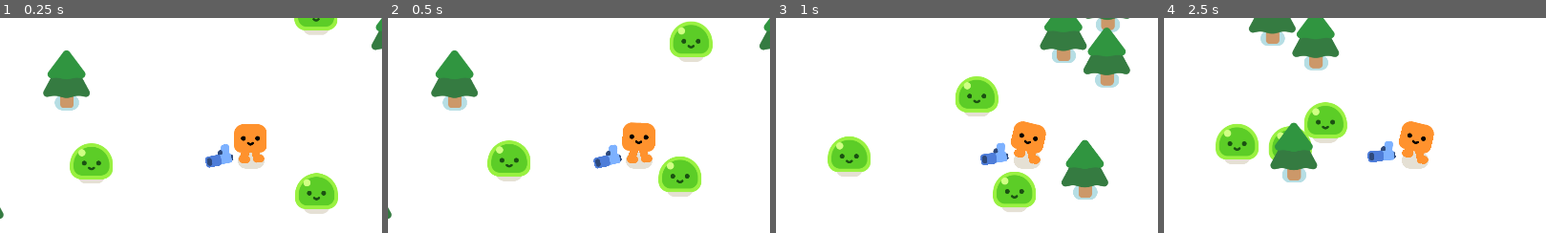
Above: before the commit, frames 1-4 (left to right).
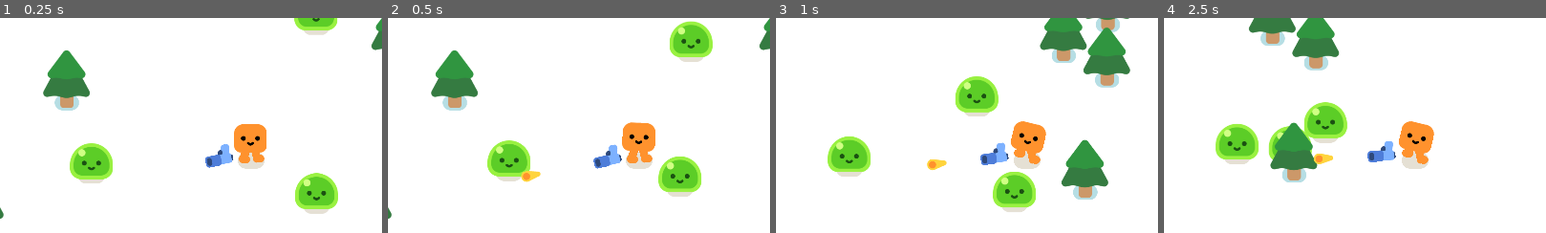
Above: after the commit, the same moments.

Repository: Rickory2021/godot-2d-project-tutorial
Game: Godot game, scene res://survivors_game.tscn
The game is run twice, just before and just after one commit, with the same random seed, the same clock (stepped at 60 frames per second) and the same inputs.
Inputs:
- Up to frame 1 (0.25 s): no input
- Up to frame 2 (0.5 s): no input
- Up to frame 3 (1 s): hold D (move_right) from 0.53 s (still down)
- Up to frame 4 (2.5 s): release D (move_right) at 1.28 s; hold S (move_down) 1.28-2.03 s; hold D (move_right) from 2.03 s (still down)
The pictures show only the part of the screen within x 17-67%, y 17-67%; the shares and areas given below are measured in that part.

Frame 1 is identical in both runs. In frame 2, 0.2% of the frame differs, in the area x 34-40%, y 71-77%; in frame 3, 0.2%; in frame 4, 0.2%.

Commit message:
feat: setup gun shooting bullet

Diff:
--- /dev/null
+++ b/bullet.gd
@@ -0,0 +1,23 @@
+extends Area2D
+
+var travelled_distance = 0
+
+func _physics_process(delta: float) -> void:
+	const SPEED = 1000
+	const RANGE = 1200
+
+	var direction = Vector2.RIGHT.rotated(rotation)
+	position += direction * SPEED * delta
+
+	travelled_distance += SPEED * delta
+
+	if travelled_distance > RANGE:
+		queue_free()
+
+
+
+
+func _on_body_entered(body: Node2D) -> void:
+	queue_free()
+	if body.has_meta("take_damage"):
+		body.take_damage()
--- /dev/null
+++ b/bullet.tscn
@@ -0,0 +1,22 @@
+[gd_scene format=3 uid="uid://b5ixw66oaedki"]
+
+[ext_resource type="Script" uid="uid://cfjvwhypwf5h5" path="res://bullet.gd" id="1_v8qja"]
+[ext_resource type="Texture2D" uid="uid://bd4rrqj72amnx" path="res://pistol/projectile.png" id="2_t4vbm"]
+
+[sub_resource type="CircleShape2D" id="CircleShape2D_2b2rl"]
+radius = 20.0
+
+[node name="Bullet" type="Area2D" unique_id=1098772900]
+top_level = true
+collision_layer = 0
+collision_mask = 3
+script = ExtResource("1_v8qja")
+
+[node name="Projectile" type="Sprite2D" parent="." unique_id=1399762215]
+position = Vector2(-12, -1)
+texture = ExtResource("2_t4vbm")
+
+[node name="CollisionShape2D" type="CollisionShape2D" parent="." unique_id=203462569]
+shape = SubResource("CircleShape2D_2b2rl")
+
+[connection signal="body_entered" from="." to="." method="_on_body_entered"]
--- a/gun.gd
+++ b/gun.gd
@@ -5,3 +5,14 @@
 	if enemies_in_range.size() > 0:
 		var target_enemy = enemies_in_range.front()
 		look_at(target_enemy.global_position)
+
+func shoot():
+	const BULLET = preload("res://bullet.tscn")
+	var new_bullet = BULLET.instantiate()
+
+	new_bullet.global_position = %ShootingPoint.global_position
+	new_bullet.global_rotation = %ShootingPoint.global_rotation
+	%ShootingPoint.add_child(new_bullet)
+
+func _on_timer_timeout() -> void:
+	shoot()
--- a/gun.tscn
+++ b/gun.tscn
@@ -1,5 +1,6 @@
 [gd_scene format=3 uid="uid://du5i8r7jdycua"]
 
+[ext_resource type="Script" uid="uid://bpyfw0mh6bsnv" path="res://gun.gd" id="1_dk5gl"]
 [ext_resource type="Texture2D" uid="uid://coon1w77o334i" path="res://pistol/pistol.png" id="1_vk1bi"]
 
 [sub_resource type="CircleShape2D" id="CircleShape2D_dk5gl"]
@@ -8,6 +9,7 @@
 [node name="Gun" type="Area2D" unique_id=1448657922]
 collision_layer = 0
 collision_mask = 2
+script = ExtResource("1_dk5gl")
 
 [node name="CollisionShape2D" type="CollisionShape2D" parent="." unique_id=84385217]
 shape = SubResource("CircleShape2D_dk5gl")
@@ -19,5 +21,12 @@
 position = Vector2(85, -12)
 texture = ExtResource("1_vk1bi")
 
-[node name="Shooting Point" type="Marker2D" parent="Weapon Pivot/Pistol" unique_id=1474794901]
+[node name="ShootingPoint" type="Marker2D" parent="Weapon Pivot/Pistol" unique_id=1474794901]
+unique_name_in_owner = true
 position = Vector2(25.08645, -10.582596)
+
+[node name="Timer" type="Timer" parent="." unique_id=1545033562]
+wait_time = 0.3
+autostart = true
+
+[connection signal="timeout" from="Timer" to="." method="_on_timer_timeout"]
Not shown, added: bullet.gd.uid
